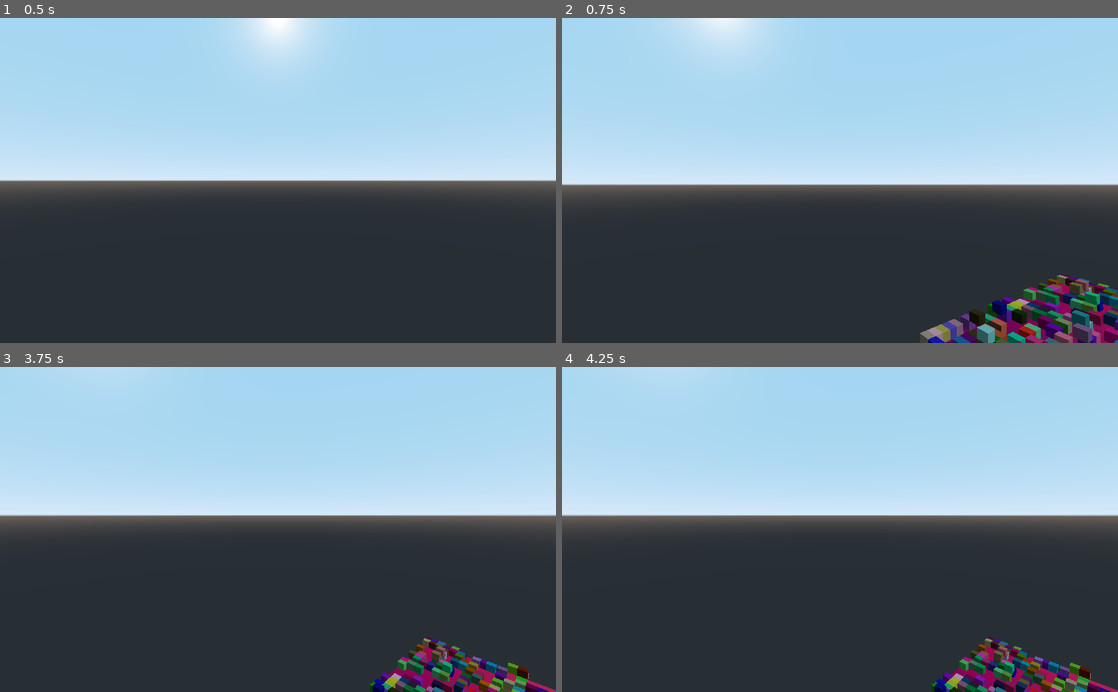
Above: before the commit, frames 1-4 (two rows, left to right).
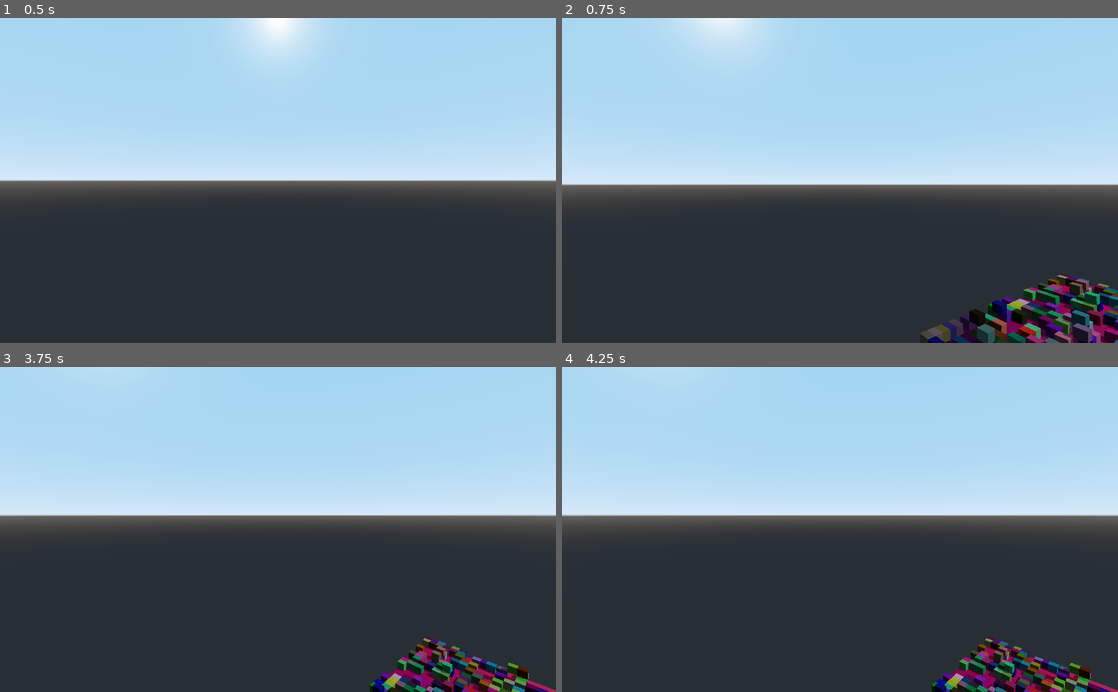
Above: after the commit, the same moments.

Repository: CrispyPin/voxel-raymarcher
Game: Godot game, scene res://main.tscn
Two runs of this game, one before a commit and one after it. Both use one fixed random seed, a clock stepped at 60 frames per second and the inputs below.
Inputs (mouse positions are in pixels of both pictures, inside the frame that each line leads up to):
- Up to frame 1 (0.5 s): no input
- Up to frame 2 (0.75 s): tap Enter at 0.5 s; move the mouse to (867, 180) at 0.52 s; hold Up (ui_up) from 0.53 s (still down)
- Up to frame 3 (3.75 s): keep holding Up (ui_up); tap Space at 1.25, 2.75 s; move the mouse to (250, 529) at 1.27 s; tap Enter at 2, 3.5 s; move the mouse to (289, 523) at 2.02 s; move the mouse to (272, 536) at 2.77 s; move the mouse to (316, 532) at 3.52 s
- Up to frame 4 (4.25 s): keep holding Up (ui_up)

Frame 1 is identical in both runs. In frame 2, 2.5% of the frame differs, in the area x 64-100%, y 79-100%; in frame 3, 1.0%; in frame 4, 1.0%.

Commit message:
add shadows

Diff:
--- a/cube-raymarch/raymarch.shader
+++ b/cube-raymarch/raymarch.shader
@@ -43,6 +43,7 @@
 	return normalize(norm);
 }
 
+
 vec4 light_point(vec3 pos, int steps) {
 	vec4 col = get_voxel(pos);
 	vec3 norm = get_normal(pos);
@@ -79,6 +80,17 @@
 	return;
 }
 
+float shadow(vec3 pos, vec3 sun_dir) {
+	vec3 hit_point;
+	int steps;
+	float dist;
+	bool hit;
+	plane_march(pos + sun_dir*0.01, sun_dir, hit_point, steps, dist, hit);
+	//float shadow = float(steps)/10.;
+	float shadow = 1. - float(hit)*0.7;
+	return shadow;
+}
+
 void fragment() {
 	vec3 surface_pos = (CAMERA_MATRIX * vec4(VERTEX, 1.0)).xyz;
 	vec3 cam_pos = CAMERA_MATRIX[3].xyz;
@@ -92,7 +104,7 @@
 	plane_march(ray_start, ray_dir, hit_point, steps, dist, hit);
 
 	vec4 col = light_point(hit_point, steps);
-	ALBEDO = col.rgb;
+	ALBEDO = col.rgb * shadow(hit_point, normalize(sun_pos));
 	if (!hit) {
 		discard;
 	}
